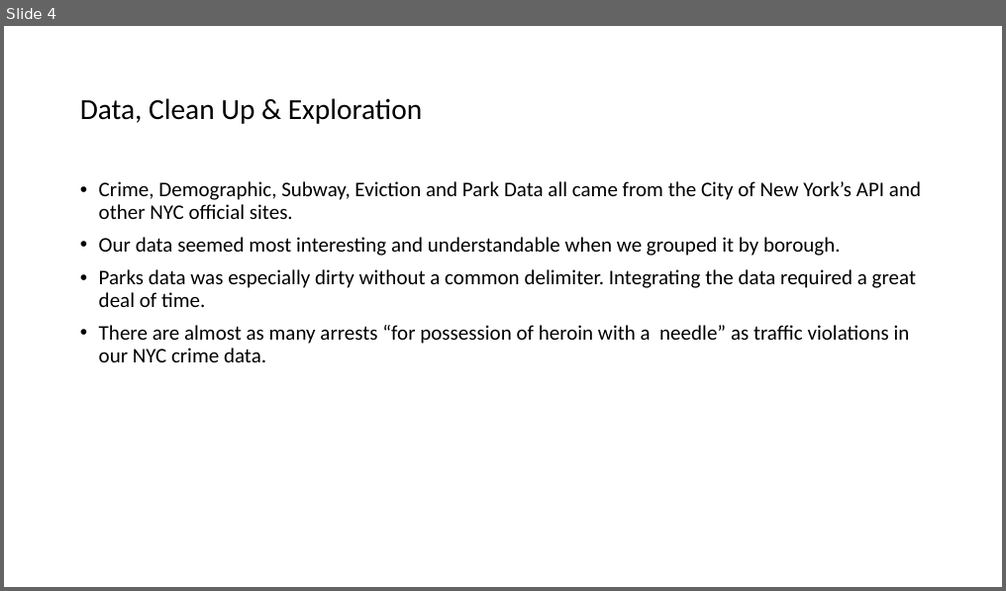
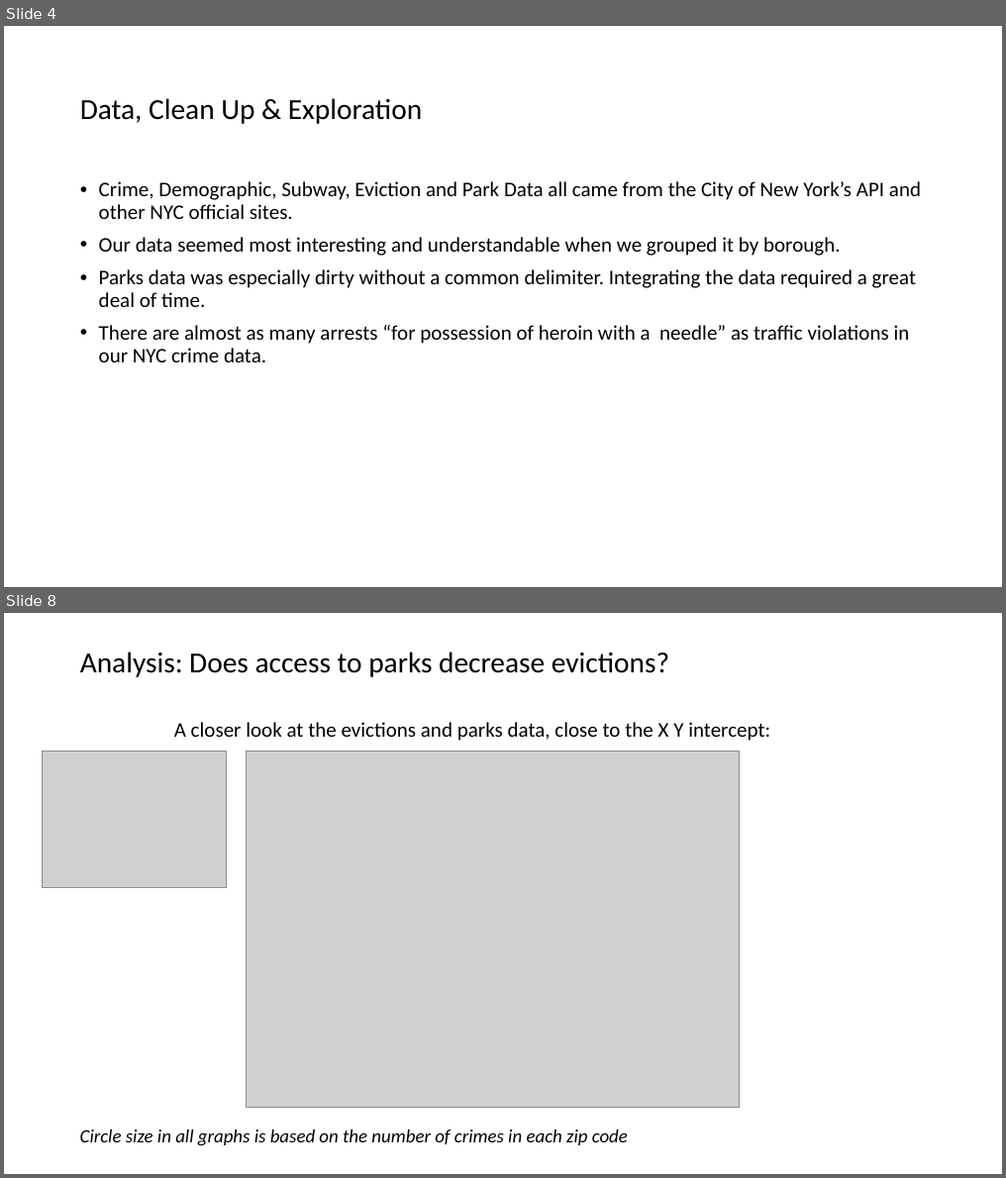
Before and after one commit to smaups/Project_1, a slide deck: LANDLORDS.pptx. Shown one above the other, each under a label of ours: slide 4 before the commit, slides 4 and 8 after it; the slides between them are not shown. The pictures are 1006x591 and 1006x1178 pixels, drawn with LibreOffice and Linux fonts; fonts in the diff are those of the drawing; grey boxes stand for pictures. Boxes give left, top, right and bottom in pixels: in the first picture for what was removed or moved away, otherwise in the second. Text is boxed around its words. In the diff, an @@ line names an element or a change of style, - is before the commit and + after.

```diff
--- a/LANDLORDS.pptx
+++ b/LANDLORDS.pptx
@@ slide 8 added at (4, 613, 1002, 1174), background #FFFFFF @@
@@ title added at (80, 652, 669, 677), 28 pt, text #000000 @@
+Analysis: Does access to parks decrease evictions?
@@ text added at (174, 722, 770, 741), 20 pt, text #000000 @@
+A closer look at the evictions and parks data, close to the X Y intercept:
@@ picture added at (43, 752, 227, 888) @@
@@ picture added at (246, 752, 740, 1108) @@
@@ text added at (80, 1130, 628, 1147), 18 pt, text #000000, italic @@
+Circle size in all graphs is based on the number of crimes in each zip code
```
Also in this commit, not shown: 5 slides changed, 1 other slide added.
